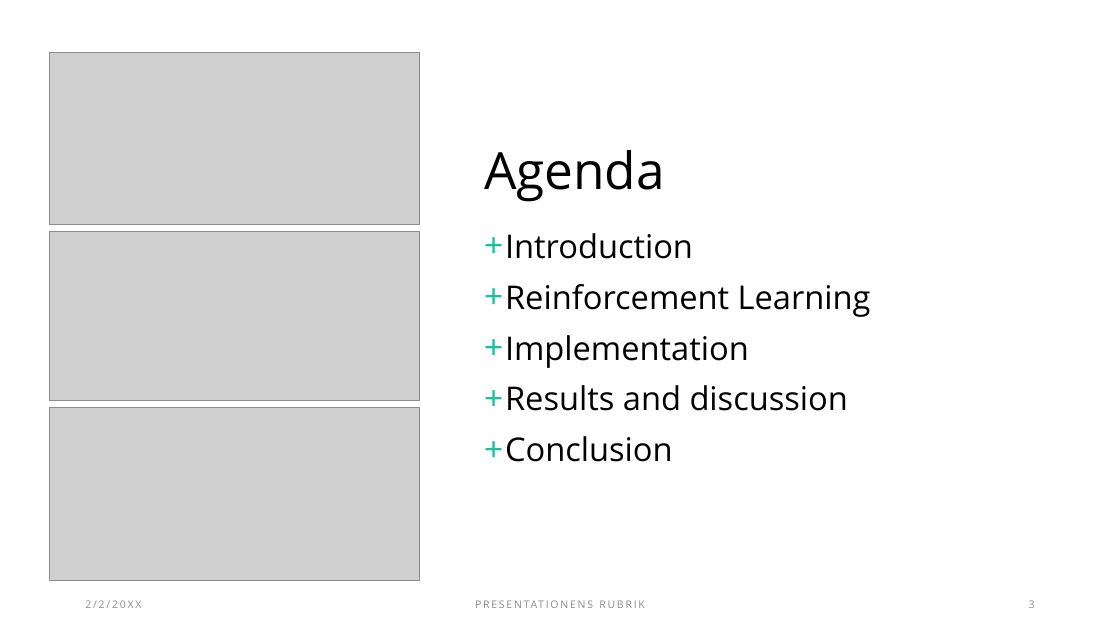
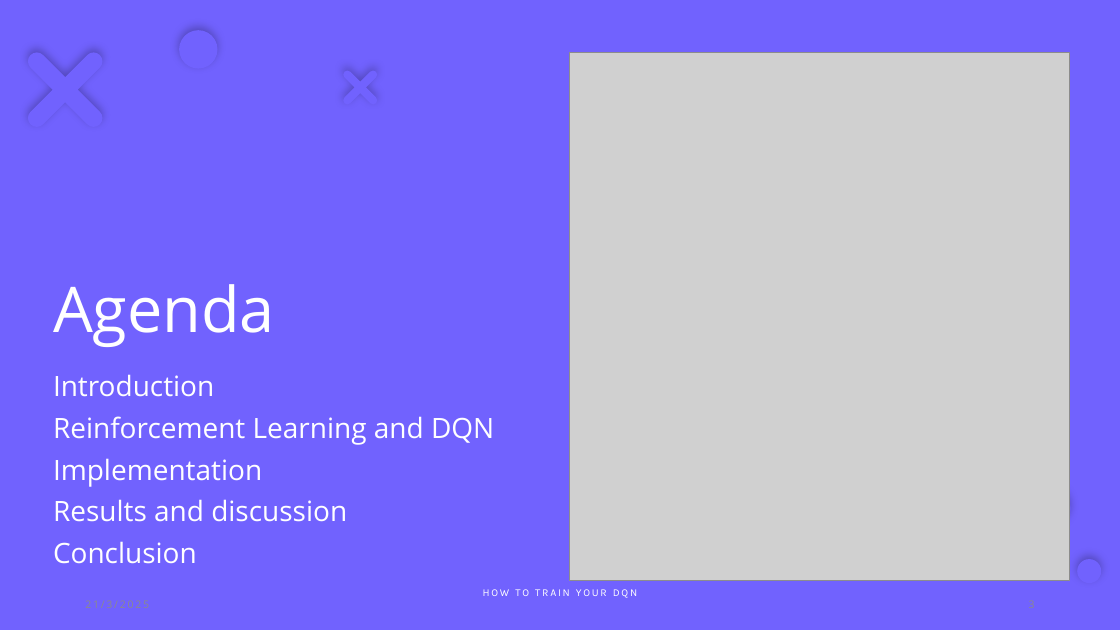
Before and after one commit to Ashley-Bjors/DVA439-Intelligenta-system, a slide deck: slide 3 of Redovisning.pptx. Drawn at 1120x630 pixels with LibreOffice and Linux fonts; fonts in the diff are those of the drawing; grey boxes stand for pictures. Boxes give left, top, right and bottom in pixels: in the first picture for what was removed or moved away, otherwise in the second. Text is boxed around its words. In the diff, an @@ line names an element or a change of style, - is before the commit and + after.

```diff
--- a/Redovisning.pptx
+++ b/Redovisning.pptx
@@ background #FFFFFF to #7162FE @@
@@ freeform shape added at [0,20,135,159], fill #7162FE @@
@@ title "Agenda": place and size @@
-title "Agenda" at [484,150,665,202]
+title "Agenda" at [53,284,275,347]
@@ title "Agenda" at [53,284,275,347]: size 44 to 54 pt, text colour #000000 to #FFFFFF @@
@@ picture removed at [50,53,419,224] @@
@@ ellipse added at [179,30,218,69], fill #7162FE @@
@@ freeform shape added at [329,56,392,119], fill #7162FE @@
@@ picture: place and size @@
-picture at [50,231,419,401]
+picture at [570,53,1070,581]
@@ group removed at [12,0,1105,581]: 3 ellipses, 1 freeform shape @@
@@ subtitle "Introduction": place and size @@
-subtitle "Introduction" at [505,233,871,462]
+subtitle "Introduction" at [53,374,494,564]
@@ subtitle at [53,374,347,564]: size 28 to 24 pt, text colour #000000 to #FFFFFF in "Introduction", "Implementation", "Results and discussion", "Conclusion"; bullet + to none; line spacing 1 to 0.9 @@
@@ picture removed at [50,408,419,581] @@
@@ subtitle at [53,416,494,445]: text changed; size 28 to 24 pt; text colour #000000 to #FFFFFF @@
-+ Reinforcement Learning
+Reinforcement Learning and DQN
@@ ellipse added at [1033,489,1071,528], fill #7162FE @@
@@ ellipse added at [1077,560,1102,584], fill #7162FE @@
@@ text at [483,589,637,598]: text changed; font Open Sans to Karla; text colour #8C8C8C to #FFFFFF @@
-PRESENTATIONENS RUBRIK
+HOW TO TRAIN YOUR DQN
@@ text at [85,600,149,608]: text changed @@
-2/2/20XX
+21/3/2025
@@ page number removed at [1029,600,1035,608] @@
-3
```
Also in this commit, not shown: 5 other slides changed, 7 slides added, 3 slides removed.
